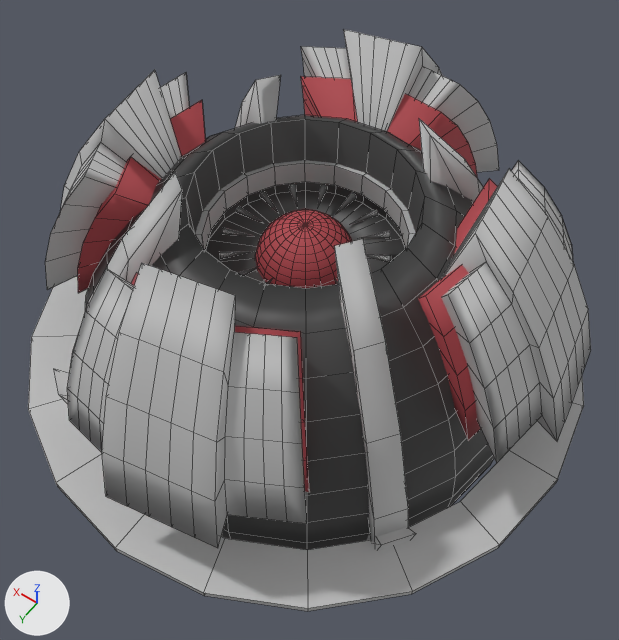
What one commit did to the FBX model iijimahan/Assets/Prefabs/Boss02_core.fbx.
One viewpoint serves both versions: a camera (50 mm lens) standing at (-1.4, 1.93, 3.17) and looking at (0.01, -0.05, 0.07). The axes (+X, +Y, +Z) are drawn at lower left. The lights are the same throughout. Mesh edges are drawn as thin lines. Where no turn or scale is listed for an object, it has been applied to the vertices.

Before the edit, the objects in view are built like this:
```python
me_mesh_004 = bpy.data.meshes.new('Mesh.004')
me_mesh_004.from_pydata(...)  # a UV sphere (20 segments, 20 rings, poles along z) spanning x -0.208..0.208, y -0.208..0.208, z -0.208..0.208
me_mesh_004.materials.append(mat_blinn1)  # red #b1454c
me_mesh_012 = bpy.data.meshes.new('Mesh.012')
me_mesh_012.from_pydata(...)  # 382 vertices, 400 faces; spans x -1.0..1.0, y -1.0..1.0, z -1.0..0.89
me_mesh_012.materials.append(mat_lambert3)  # black #3c3c3c
me_mesh_015 = bpy.data.meshes.new('Mesh.015')
me_mesh_015.from_pydata(...)  # 126 vertices, 102 faces; spans x -0.331..0.66, y -1.194..-0.53, z 0.034..0.915
me_mesh_015.materials.append(mat_blinn5)  # grey #bcbcbc
ob_psphere10 = bpy.data.objects.new('pSphere10', me_mesh_012)
ob_psphere10.location = (0.0, 0.0, 0.0)
ob_psphere12 = bpy.data.objects.new('pSphere12', me_mesh_004)
ob_psphere12.location = (0.0, 0.0, 0.531)
ob_psphere18 = bpy.data.objects.new('pSphere18', me_mesh_015)
ob_psphere18.location = (-0.02, 0.0, 0.228)
# also in view: 'pSphere22' at (-0.64, 0.47, 0.48); 'pPipe2' at (0.0, 0.0, 0.0); 'pSphere13' at (-0.73, -0.14, 0.7); 'pSphere16' at (0.72, 0.14, 0.61); 'pSphere19' at (-0.87, -0.15, 0.77)
```
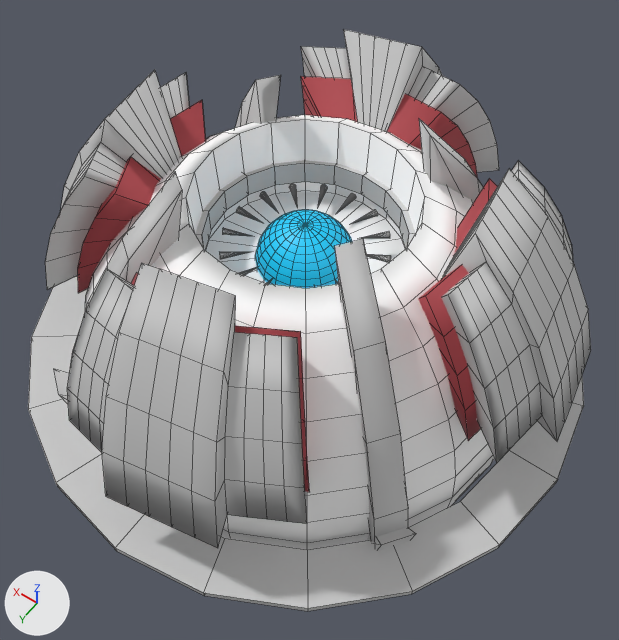
Location of each change, (x1, y1, x2, y2) in pixels of the pictures (619 x 640 px):
'pSphere10', recoloured (black to white)
    both: (85, 115, 494, 550)
'pSphere12', recoloured
    both: (255, 209, 352, 288)

The change, as a list of edits to the scene's bpy script:
```text
Add mat_blinn7:
    mat_blinn7 = principled_material('blinn7')
    mat_blinn7.base_color = (1.0, 1.0, 1.0)  # white #ffffff
    mat_blinn7.roughness = 0.749
Add mat_lambert4:
    mat_lambert4 = principled_material('lambert4')
    mat_lambert4.base_color = (0.0, 0.628, 1.0)  # cyan #00d0ff
Change me_mesh_004:
    where me_mesh_004.from_pydata(...)  # 382 vertices, 400 faces; spans x -0.208..0.208, y -0.208..0.208, z -0.208..0.208
    remove me_mesh_004.materials.append(mat_blinn1)  # red #b1454c
    add me_mesh_004.materials.append(mat_lambert4)  # cyan #00d0ff
Change me_mesh_012:
    where me_mesh_012.from_pydata(...)  # 382 vertices, 400 faces; spans x -1.0..1.0, y -1.0..1.0, z -1.0..0.89
    remove me_mesh_012.materials.append(mat_lambert3)  # black #3c3c3c
    add me_mesh_012.materials.append(mat_blinn7)  # white #ffffff
```
